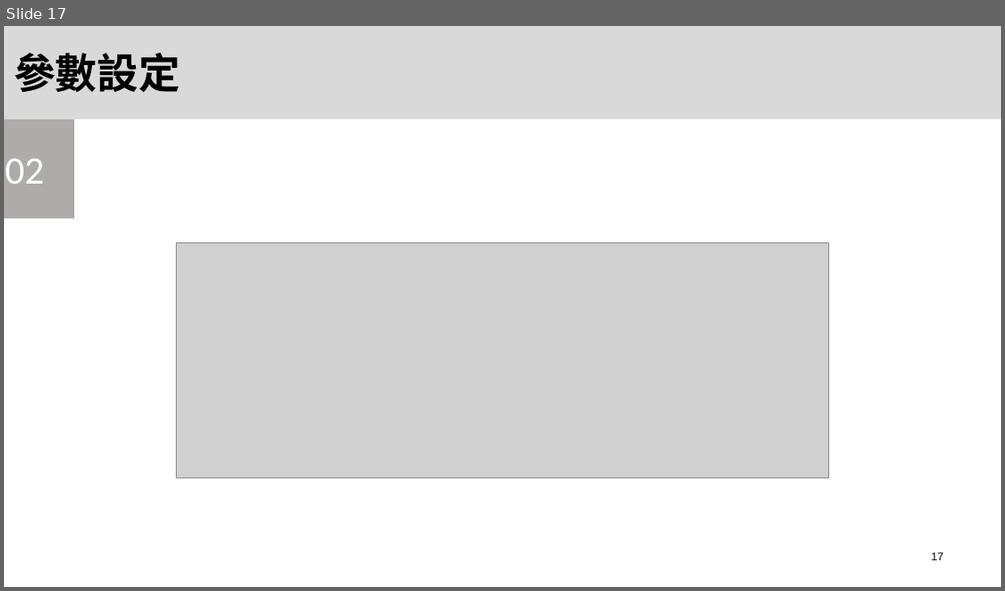
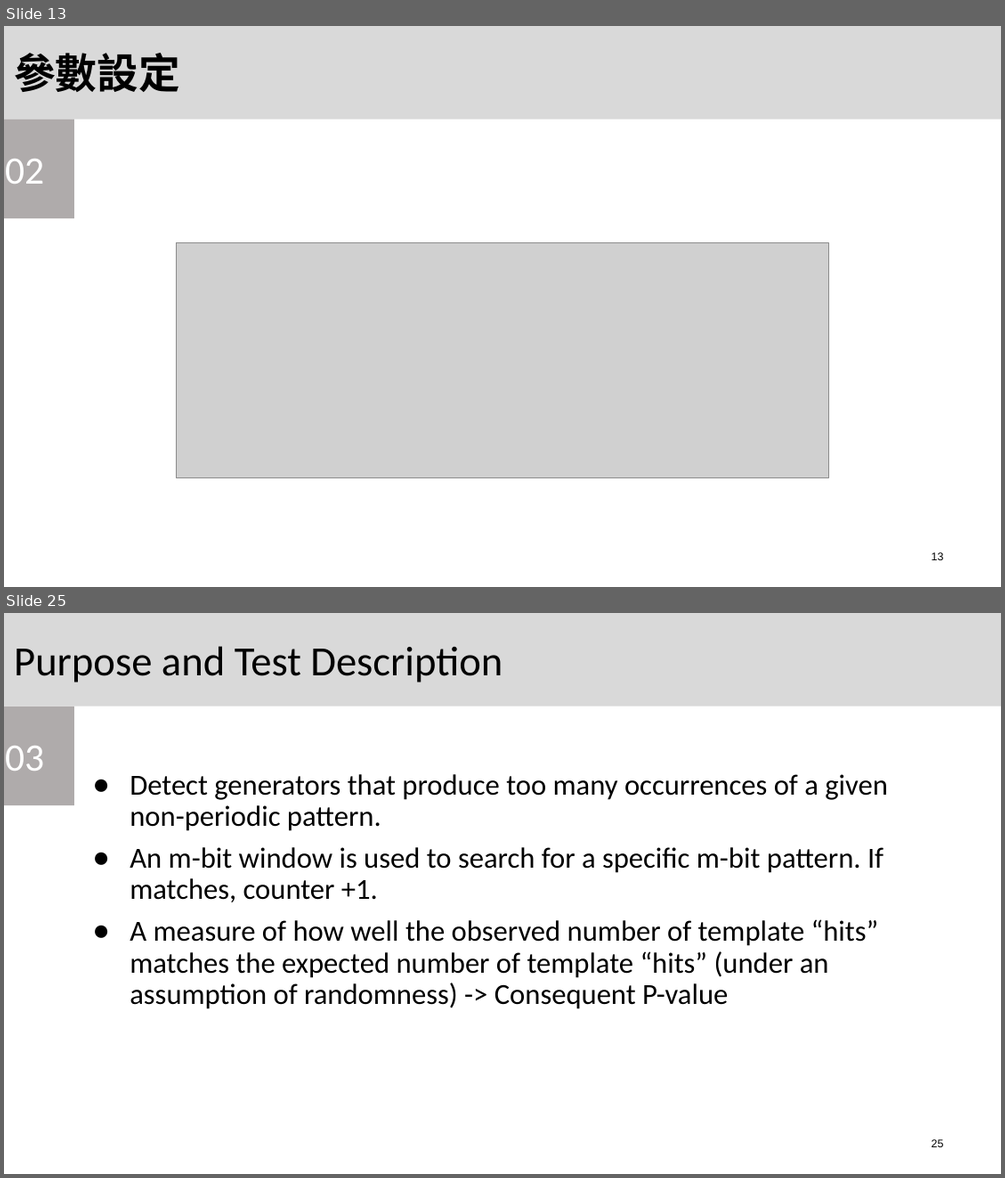
Before and after one commit to OYungShen/HardWare_Security_Final_project, a slide deck: Final.pptx. Shown one above the other, each under a label of ours: slide 17 before the commit, slides 13 and 25 after it; the slides between them are not shown. The pictures are 1005x591 and 1005x1178 pixels, drawn with LibreOffice and Linux fonts; fonts in the diff are those of the drawing; grey boxes stand for pictures. Boxes give left, top, right and bottom in pixels: in the first picture for what was removed or moved away, otherwise in the second. Text is boxed around its words. In the diff, an @@ line names an element or a change of style, - is before the commit and + after.

```diff
--- a/Final.pptx
+++ b/Final.pptx
@@ slide 25 added at bbox=[4, 613, 1001, 1174], background #FFFFFF @@
@@ rectangle added at bbox=[4, 613, 1001, 706], fill #D9D9D9, 40 pt, text #000000 @@
+Purpose and Test Description
@@ rectangle added at bbox=[4, 706, 74, 806], fill #AFABAB, 37.3 pt, text #FFFFFF @@
+03
@@ text added at bbox=[129, 774, 888, 1009], 28 pt, text #000000 @@
+● Detect generators that produce too many occurrences of a given non-periodic pattern.
+● An m-bit window is used to search for a specific m-bit pattern. If matches, counter +1.
+● A measure of how well the observed number of template “hits” matches the expected number of template “hits” (under an assumption of randomness) -> Consequent P-value
@@ page number added at bbox=[931, 1139, 944, 1147], 10.7 pt, text #000000 @@
+25
@@ what was slide 17 is now slide 13 @@
@@ page number at bbox=[931, 552, 944, 560]: text changed @@
-17
+13
```
Also in this commit, not shown: 9 slides changed, 26 other slides added, 3 slides removed, 5 other files.
